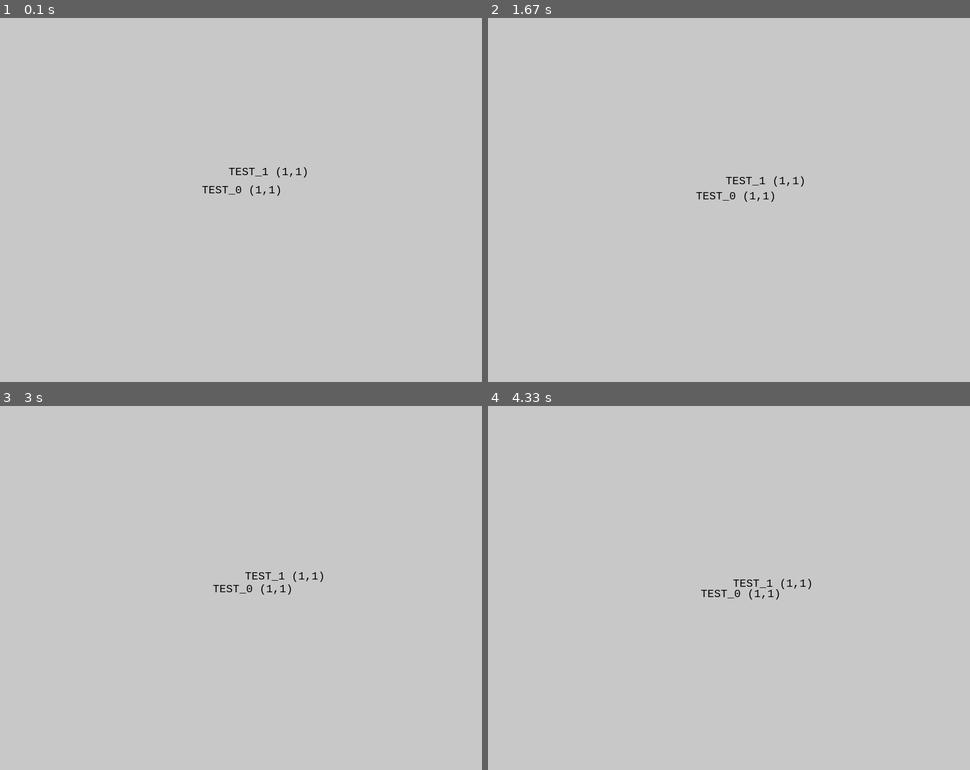
Above: before the commit, frames 1-4 (two rows, left to right).
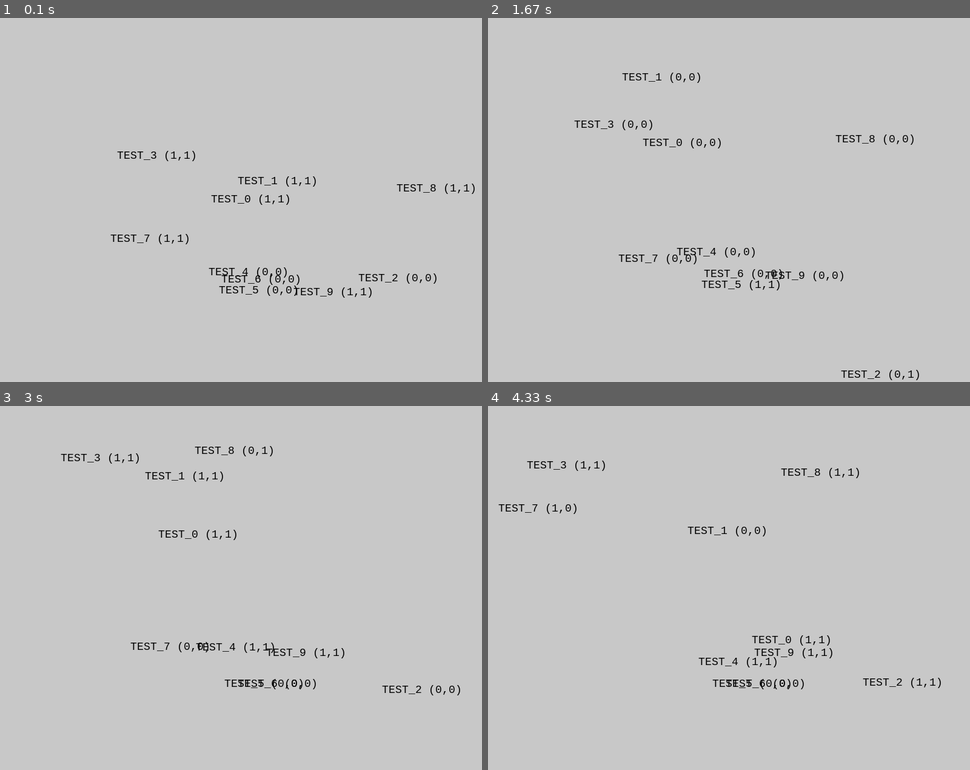
Above: after the commit, the same moments.

Repository: BlackGn0m/PyGameLearn
Game: pygame game, started from TestSpriteAndGroup.py
The game is run twice, just before and just after one commit, with the same random seed, the same clock (stepped at 60 frames per second) and the same inputs.
Inputs:
- Up to frame 1 (0.1 s): no input
- Up to frame 2 (1.67 s): tap Space at 0.33, 0.73, 1.03, 1.3, 1.63 s
- Up to frame 3 (3 s): tap Space at 1.93, 2.07, 2.47, 2.77 s
- Up to frame 4 (4.33 s): tap Space at 3.13, 3.53, 3.83, 4.03 s

The runs differ from the first frame. In frame 1, 1.3% of the frame differs, in the area x 22-99%, y 36-77%; in frame 2, 1.3%, in the area x 17-90%, y 15-100%; in frame 3, 1.2%; in frame 4, 1.2%.

Commit message:
Add new collision detect method. Revision required.

Diff:
--- a/TestSpriteAndGroup.py
+++ b/TestSpriteAndGroup.py
@@ -59,52 +59,83 @@
         self._dy = -self._dy
         self._buildTxt(self.rect.x, self.rect.y)
 
+    def invertSpeed(self):
+        self._dx *= -1
+        self._dy *= -1
+        self._buildTxt(self.rect.x, self.rect.y)
+
 
 def detectCollision(group):
-    # processed = []
+    processed = []
     for sp in group:
         collist = pygame.sprite.spritecollide(sp, group, False)
         for cs in collist:
             if cs is sp:
                 continue
+            if (sp, cs) in processed:
+                continue
+            processed.append((sp, cs))
+            processed.append((cs, sp))
             # RightBottom (LeftToRight or TopToBottom)
             if cs.rect.collidepoint(sp.rect.right, sp.rect.bottom):
                 if abs(cs.rect.left - sp.rect.right) > abs(
                         cs.rect.top - sp.rect.bottom):  # LeftToRight
                     sp.invertDx()
+                    cs.invertDx()
                     continue
                 else:  # TopToBottom
                     sp.invertDy()
+                    cs.invertDy()
                     continue
             # RightTop (LeftToRight or BottomToTop)
             if cs.rect.collidepoint(sp.rect.right, sp.rect.top):
                 if abs(cs.rect.left - sp.rect.right) > abs(
                         cs.rect.bottom - sp.rect.top):  # LeftToRight
                     sp.invertDx()
+                    cs.invertDx()
                     continue
                 else:  # BottomToTop
                     sp.invertDy()
+                    cs.invertDy()
                     continue
             # LeftTop (RightToLeft or BottomToTop)
             if cs.rect.collidepoint(sp.rect.left, sp.rect.top):
                 if abs(cs.rect.right - sp.rect.left) > abs(
                         cs.rect.bottom - sp.rect.top):  # RightToLeft
                     sp.invertDx()
+                    cs.invertDx()
                     continue
                 else:  # BottomToTop
                     sp.invertDy()
+                    cs.invertDy()
                     continue
             # LeftBottom (RightToLeft or TopToBottom)
             if cs.rect.collidepoint(sp.rect.left, sp.rect.bottom):
                 if abs(cs.rect.right - sp.rect.left) > abs(
                         cs.rect.top - sp.rect.bottom):  # RightToLeft
                     sp.invertDx()
+                    cs.invertDx()
                     continue
                 else:  # TopToBottom
                     sp.invertDy()
+                    cs.invertDy()
                     continue
 
     pass
+
+
+def detectCollision2(group):
+    processed = []
+    for sp in group:
+        collist = pygame.sprite.spritecollide(sp, group, False)
+        for cs in collist:
+            if cs is sp:
+                continue
+            if (sp, cs) not in processed:
+                processed.append((sp, cs))
+                processed.append((cs, sp))
+                sp.invertSpeed()
+                cs.invertSpeed()
 
 
 def main():
@@ -113,12 +144,13 @@
     pygame.display.set_caption('Sprite and Group test')
     clock = pygame.time.Clock()
     sg = pygame.sprite.Group()
-    for i in range(2):
+    for i in range(10):
         x = random.randint(150, BASE_WIDTH - 150)
         y = random.randint(150, BASE_HEIGHT - 150)
-        ts = TestSprite(x, y, i+2, i+2, f'TEST_{i}')
+        ts = TestSprite(x, y, 3, 3, f'TEST_{i}')
         sg.add(ts)
 
+    isStep = False
     while True:
         for event in pygame.event.get():
             if event.type == pygame.QUIT:
@@ -129,13 +161,17 @@
                     pygame.quit()
                     return
                 if event.key == pygame.K_SPACE:
+                    # sg.update()
+                    detectCollision2(sg)
                     sg.update()
-                    detectCollision(sg)
-                    # sg.update()
+                if event.key == pygame.K_s:
+                    isStep = not isStep
 
         display.fill((200, 200, 200))
         sg.draw(display)
-
+        if not isStep:
+            detectCollision2(sg)
+            sg.update()
         pygame.display.update()
         clock.tick(60)
 
